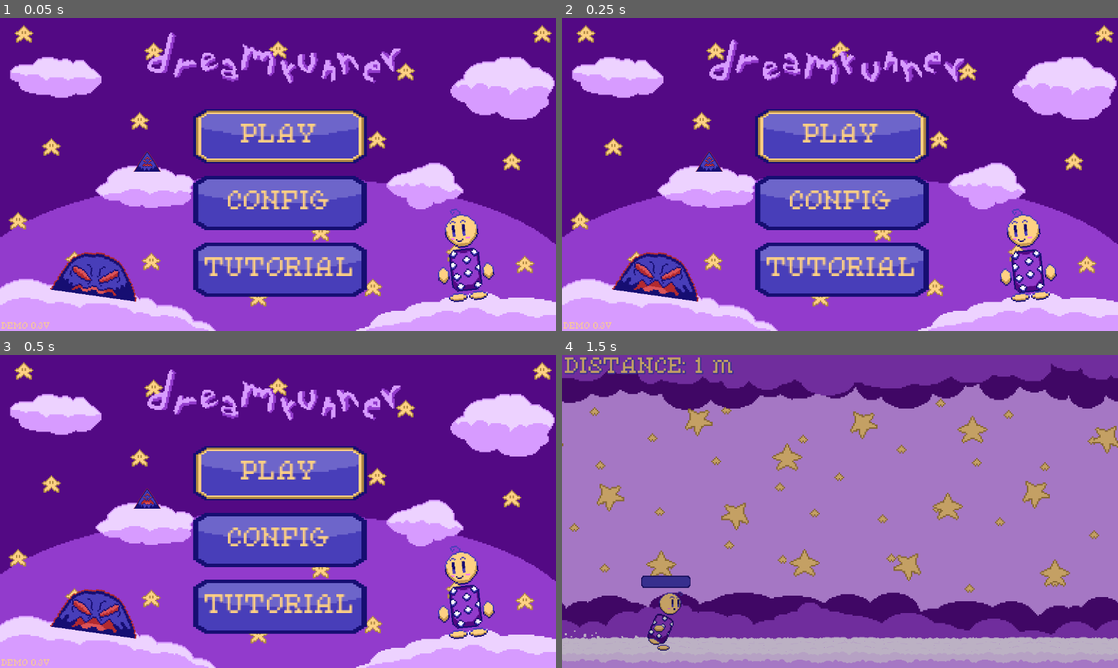
Above: before the commit, frames 1-4 (two rows, left to right).
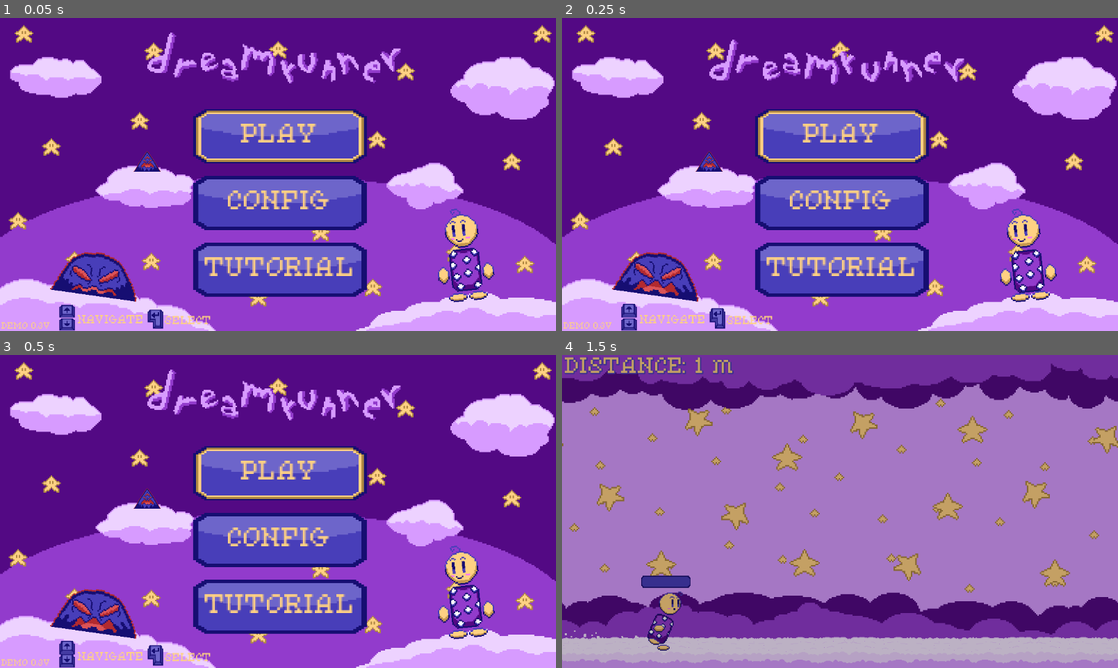
Above: after the commit, the same moments.

Repository: jacio-m/DreamRunner
Game: Godot game, scene res://HUD/main_menu.tscn
The game is run twice, just before and just after one commit, with the same random seed, the same clock (stepped at 60 frames per second) and the same inputs.
Inputs:
- Up to frame 1 (0.05 s): no input
- Up to frame 2 (0.25 s): no input
- Up to frame 3 (0.5 s): no input
- Up to frame 4 (1.5 s): tap Enter (ui_accept) at 0.5, 0.77, 1.25 s; hold Right (ui_right) from 0.53 s (still down)

The runs differ from the first frame. In frame 1, 0.7% of the frame differs, in the area x 10-38%, y 43-100%; in frame 2, 0.7%; in frame 3, 0.7%; in frame 4, nothing differs.

Commit message:
Sprites for Keyboard Keys Implemented
Just finished implementing the keyboard sprites, they now guide the player through the controls.

Diff:
--- a/HUD/config_screen.gd
+++ b/HUD/config_screen.gd
@@ -1,6 +1,7 @@
 extends Node
 
 func _ready():
+	$ConfirmLabel/EnterKey.play()
 	$BackButton.grab_focus()
 	$BackButton.pressed.connect(main_menu)
 
--- a/HUD/config_screen.tscn
+++ b/HUD/config_screen.tscn
@@ -7,6 +7,8 @@
 [ext_resource type="Texture2D" uid="uid://c83ieknepnjjf" path="res://HUD/Sprites/button_pressed.png" id="5_wiqho"]
 [ext_resource type="Texture2D" uid="uid://6wtaq3o10dqt" path="res://HUD/Sprites/button_focused.png" id="6_uqe8c"]
 [ext_resource type="AudioStream" uid="uid://cgcxbnq8no005" path="res://Sounds/shine-4-268912.mp3" id="7_wiqho"]
+[ext_resource type="Texture2D" uid="uid://dawwcfftmwy6q" path="res://HUD/Sprites/enter_key1.png" id="8_gphxe"]
+[ext_resource type="Texture2D" uid="uid://b421tfqxeu1nq" path="res://HUD/Sprites/enter_key2.png" id="9_b056o"]
 
 [sub_resource type="StyleBoxTexture" id="StyleBoxTexture_nvavp"]
 texture = ExtResource("6_uqe8c")
@@ -16,6 +18,20 @@
 
 [sub_resource type="StyleBoxTexture" id="StyleBoxTexture_uqe8c"]
 texture = ExtResource("4_nvavp")
+
+[sub_resource type="SpriteFrames" id="SpriteFrames_f15cq"]
+animations = [{
+"frames": [{
+"duration": 1.0,
+"texture": ExtResource("8_gphxe")
+}, {
+"duration": 1.0,
+"texture": ExtResource("9_b056o")
+}],
+"loop": true,
+"name": &"Enter Key",
+"speed": 2.0
+}]
 
 [node name="Config" type="Node"]
 script = ExtResource("1_xc0qo")
@@ -29,11 +45,12 @@
 anchors_preset = 5
 anchor_left = 0.5
 anchor_right = 0.5
-offset_left = -88.0
-offset_top = 199.0
-offset_right = 91.0
-offset_bottom = 222.0
+offset_left = -91.0
+offset_top = 192.0
+offset_right = 88.0
+offset_bottom = 215.0
 grow_horizontal = 2
+theme_override_colors/font_color = Color(1, 0.819608, 0.513726, 1)
 theme_override_fonts/font = ExtResource("3_lul8w")
 text = "WIP config menu"
 
@@ -63,3 +80,18 @@
 [node name="EnterSound" type="AudioStreamPlayer" parent="."]
 stream = ExtResource("7_wiqho")
 pitch_scale = 2.99
+
+[node name="ConfirmLabel" type="Label" parent="."]
+offset_left = 535.0
+offset_top = 395.0
+offset_right = 610.0
+offset_bottom = 420.0
+scale = Vector2(1.3, 1.3)
+theme_override_colors/font_color = Color(1, 0.819608, 0.513726, 1)
+theme_override_fonts/font = ExtResource("3_lul8w")
+text = "SELECT"
+
+[node name="EnterKey" type="AnimatedSprite2D" parent="ConfirmLabel"]
+position = Vector2(-14.6154, 3.84615)
+sprite_frames = SubResource("SpriteFrames_f15cq")
+animation = &"Enter Key"
--- a/HUD/main_menu.tscn
+++ b/HUD/main_menu.tscn
@@ -20,6 +20,12 @@
 [ext_resource type="Texture2D" uid="uid://h4giv54no387" path="res://Enemies/Shadows Sprites/shadow_spike2.png" id="12_4rt0k"]
 [ext_resource type="AudioStream" uid="uid://xp7up1ii6a52" path="res://Sounds/shine-2-268904.mp3" id="14_c5h8u"]
 [ext_resource type="AudioStream" uid="uid://cgcxbnq8no005" path="res://Sounds/shine-4-268912.mp3" id="15_64i8y"]
+[ext_resource type="Texture2D" uid="uid://bjy7gr83rq5vh" path="res://HUD/Sprites/up_key1.png" id="19_7cs82"]
+[ext_resource type="Texture2D" uid="uid://c0esvier6a7uo" path="res://HUD/Sprites/up_key2.png" id="20_j7typ"]
+[ext_resource type="Texture2D" uid="uid://d34mf6363jbiy" path="res://HUD/Sprites/down_key1.png" id="21_ouis3"]
+[ext_resource type="Texture2D" uid="uid://bxajn8lrlsmlb" path="res://HUD/Sprites/down_key2.png" id="22_rop7t"]
+[ext_resource type="Texture2D" uid="uid://dawwcfftmwy6q" path="res://HUD/Sprites/enter_key1.png" id="23_ouis3"]
+[ext_resource type="Texture2D" uid="uid://b421tfqxeu1nq" path="res://HUD/Sprites/enter_key2.png" id="24_rop7t"]
 
 [sub_resource type="SpriteFrames" id="SpriteFrames_fqn15"]
 animations = [{
@@ -111,6 +117,48 @@
 "loop": true,
 "name": &"Child Idle",
 "speed": 5.0
+}]
+
+[sub_resource type="SpriteFrames" id="SpriteFrames_k0ggk"]
+animations = [{
+"frames": [{
+"duration": 1.0,
+"texture": ExtResource("19_7cs82")
+}, {
+"duration": 1.0,
+"texture": ExtResource("20_j7typ")
+}],
+"loop": true,
+"name": &"Up Key",
+"speed": 2.0
+}]
+
+[sub_resource type="SpriteFrames" id="SpriteFrames_cmfq7"]
+animations = [{
+"frames": [{
+"duration": 1.0,
+"texture": ExtResource("21_ouis3")
+}, {
+"duration": 1.0,
+"texture": ExtResource("22_rop7t")
+}],
+"loop": true,
+"name": &"Down Key",
+"speed": 2.0
+}]
+
+[sub_resource type="SpriteFrames" id="SpriteFrames_sr50l"]
+animations = [{
+"frames": [{
+"duration": 1.0,
+"texture": ExtResource("23_ouis3")
+}, {
+"duration": 1.0,
+"texture": ExtResource("24_rop7t")
+}],
+"loop": true,
+"name": &"Enter Key",
+"speed": 2.0
 }]
 
 [node name="MainMenu" type="Node"]
@@ -192,7 +240,7 @@
 position = Vector2(273, 254)
 sprite_frames = SubResource("SpriteFrames_4bpgo")
 animation = &"Shadow Idle"
-frame_progress = 0.2426
+frame_progress = 0.910285
 centered = false
 
 [node name="ShadowIdle" type="AnimatedSprite2D" parent="."]
@@ -221,6 +269,44 @@
 theme_override_fonts/font = ExtResource("7_xudqj")
 text = "DEMO 0.3V"
 
+[node name="NavigateLabel" type="Label" parent="."]
+offset_left = 161.0
+offset_top = 615.0
+offset_right = 266.0
+offset_bottom = 638.0
+scale = Vector2(1.3, 1.3)
+theme_override_colors/font_color = Color(1, 0.819608, 0.513726, 1)
+theme_override_fonts/font = ExtResource("7_xudqj")
+text = "NAVIGATE"
+
+[node name="UpKey" type="AnimatedSprite2D" parent="NavigateLabel"]
+position = Vector2(-17, -7)
+sprite_frames = SubResource("SpriteFrames_k0ggk")
+animation = &"Up Key"
+frame_progress = 0.516334
+
+[node name="DownKey" type="AnimatedSprite2D" parent="NavigateLabel"]
+position = Vector2(-17, 14)
+sprite_frames = SubResource("SpriteFrames_cmfq7")
+animation = &"Down Key"
+frame_progress = 0.00525568
+
+[node name="ConfirmLabel" type="Label" parent="."]
+offset_left = 341.0
+offset_top = 617.0
+offset_right = 416.0
+offset_bottom = 642.0
+scale = Vector2(1.3, 1.3)
+theme_override_colors/font_color = Color(1, 0.819608, 0.513726, 1)
+theme_override_fonts/font = ExtResource("7_xudqj")
+text = "SELECT"
+
+[node name="EnterKey" type="AnimatedSprite2D" parent="ConfirmLabel"]
+position = Vector2(-14.6154, 3.84615)
+sprite_frames = SubResource("SpriteFrames_sr50l")
+animation = &"Enter Key"
+frame_progress = 0.775035
+
 [node name="SelectingSound" type="AudioStreamPlayer" parent="."]
 stream = ExtResource("14_c5h8u")
 pitch_scale = 3.05
--- a/HUD/tutorial.tscn
+++ b/HUD/tutorial.tscn
@@ -7,6 +7,8 @@
 [ext_resource type="Texture2D" uid="uid://c83ieknepnjjf" path="res://HUD/Sprites/button_pressed.png" id="5_1t327"]
 [ext_resource type="Texture2D" uid="uid://dr4fjb7r0dc2m" path="res://HUD/Sprites/button_idle.png" id="6_horc1"]
 [ext_resource type="AudioStream" uid="uid://cgcxbnq8no005" path="res://Sounds/shine-4-268912.mp3" id="7_8w4f8"]
+[ext_resource type="Texture2D" uid="uid://dawwcfftmwy6q" path="res://HUD/Sprites/enter_key1.png" id="8_horc1"]
+[ext_resource type="Texture2D" uid="uid://b421tfqxeu1nq" path="res://HUD/Sprites/enter_key2.png" id="9_8w4f8"]
 
 [sub_resource type="StyleBoxTexture" id="StyleBoxTexture_gjqde"]
 texture = ExtResource("4_g887x")
@@ -16,6 +18,20 @@
 
 [sub_resource type="StyleBoxTexture" id="StyleBoxTexture_62lem"]
 texture = ExtResource("6_horc1")
+
+[sub_resource type="SpriteFrames" id="SpriteFrames_gjqde"]
+animations = [{
+"frames": [{
+"duration": 1.0,
+"texture": ExtResource("8_horc1")
+}, {
+"duration": 1.0,
+"texture": ExtResource("9_8w4f8")
+}],
+"loop": true,
+"name": &"Enter Key",
+"speed": 2.0
+}]
 
 [node name="Tutorial" type="Node"]
 script = ExtResource("1_3e5vs")
@@ -29,17 +45,21 @@
 anchors_preset = 5
 anchor_left = 0.5
 anchor_right = 0.5
-offset_left = -188.0
-offset_top = 218.0
-offset_right = 232.0
-offset_bottom = 397.0
+offset_left = -194.0
+offset_top = 75.0
+offset_right = 226.0
+offset_bottom = 358.0
 grow_horizontal = 2
 theme_override_colors/font_color = Color(1, 0.819608, 0.513726, 1)
 theme_override_colors/font_shadow_color = Color(0.282353, 0.243137, 0.72549, 1)
 theme_override_constants/shadow_outline_size = 6
 theme_override_fonts/font = ExtResource("3_bir4d")
 theme_override_font_sizes/font_size = 25
-text = "PRESS UP TO JUMP!
+text = "(WIP!
+THIS WILL BE A PROPER
+TUTORIAL LATER ON!)
+
+PRESS UP TO JUMP!
 
 AFTER 3 JUMPS, YOU CAN
 DO  A DOUBLE JUMP!
@@ -53,10 +73,10 @@
 anchor_top = 0.5
 anchor_right = 0.5
 anchor_bottom = 0.5
-offset_left = -99.0
-offset_top = 64.0
-offset_right = 95.0
-offset_bottom = 209.0
+offset_left = -104.0
+offset_top = 7.0
+offset_right = 90.0
+offset_bottom = 152.0
 grow_horizontal = 2
 grow_vertical = 2
 mouse_filter = 2
@@ -73,3 +93,18 @@
 [node name="EnterSound" type="AudioStreamPlayer" parent="."]
 stream = ExtResource("7_8w4f8")
 pitch_scale = 2.99
+
+[node name="ConfirmLabel" type="Label" parent="."]
+offset_left = 531.0
+offset_top = 478.0
+offset_right = 606.0
+offset_bottom = 503.0
+scale = Vector2(1.3, 1.3)
+theme_override_colors/font_color = Color(1, 0.819608, 0.513726, 1)
+theme_override_fonts/font = ExtResource("3_bir4d")
+text = "SELECT"
+
+[node name="EnterKey" type="AnimatedSprite2D" parent="ConfirmLabel"]
+position = Vector2(-14.6154, 3.84615)
+sprite_frames = SubResource("SpriteFrames_gjqde")
+animation = &"Enter Key"
--- a/main_menu.gd
+++ b/main_menu.gd
@@ -8,3 +8,6 @@
 	$ChildIdle.play("Child Idle")
 	$ShadowIdle.play("Shadow Idle")
 	$Title.play("Title Animation")
+	$NavigateLabel/DownKey.play()
+	$NavigateLabel/UpKey.play()
+	$ConfirmLabel/EnterKey.play()
--- a/tutorial.gd
+++ b/tutorial.gd
@@ -1,6 +1,7 @@
 extends Node
 
 func _ready():
+	$ConfirmLabel/EnterKey.play()
 	$BackButton.grab_focus()
 	$BackButton.pressed.connect(main_menu)
 
Not shown: 1 places in HUD/config_screen.tscn that only renumber resources
Not shown: 1 places in HUD/main_menu.tscn that only renumber resources
Not shown: 1 places in HUD/tutorial.tscn that only renumber resources
